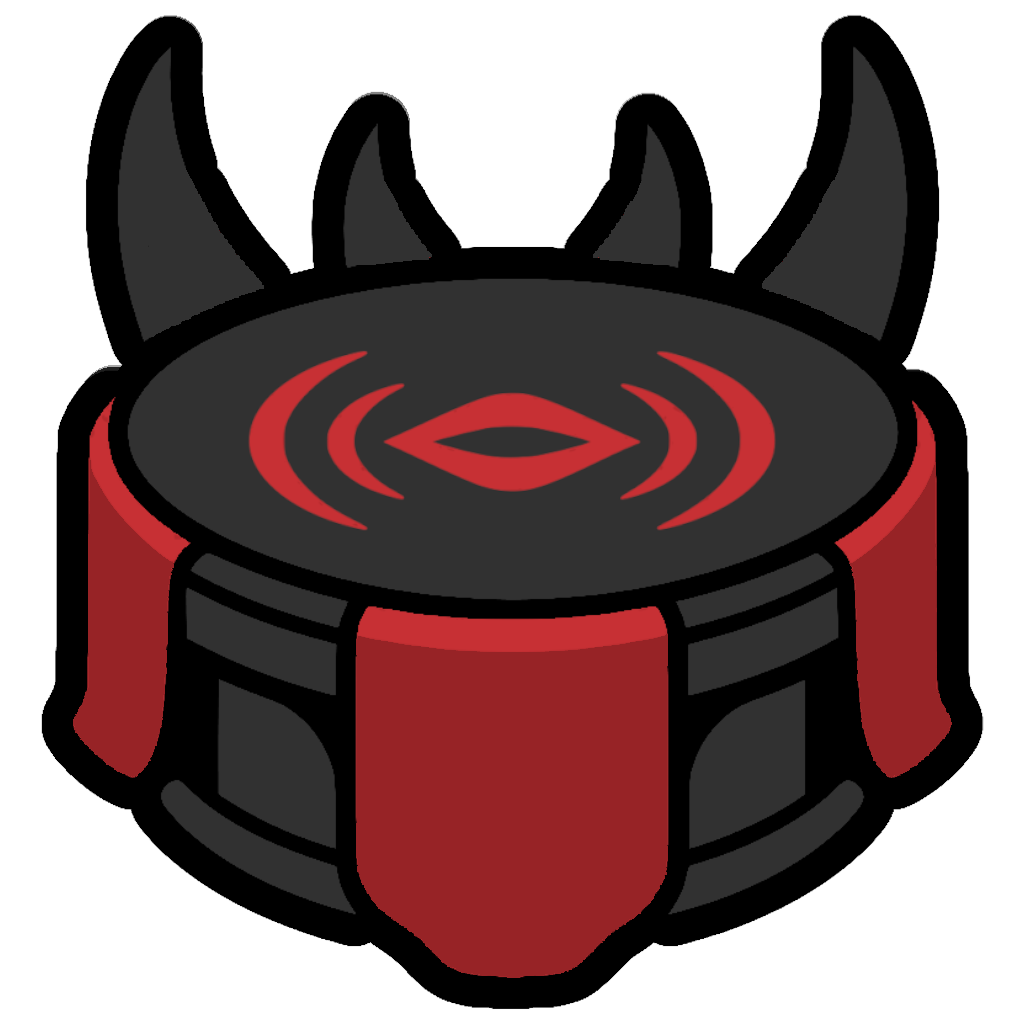
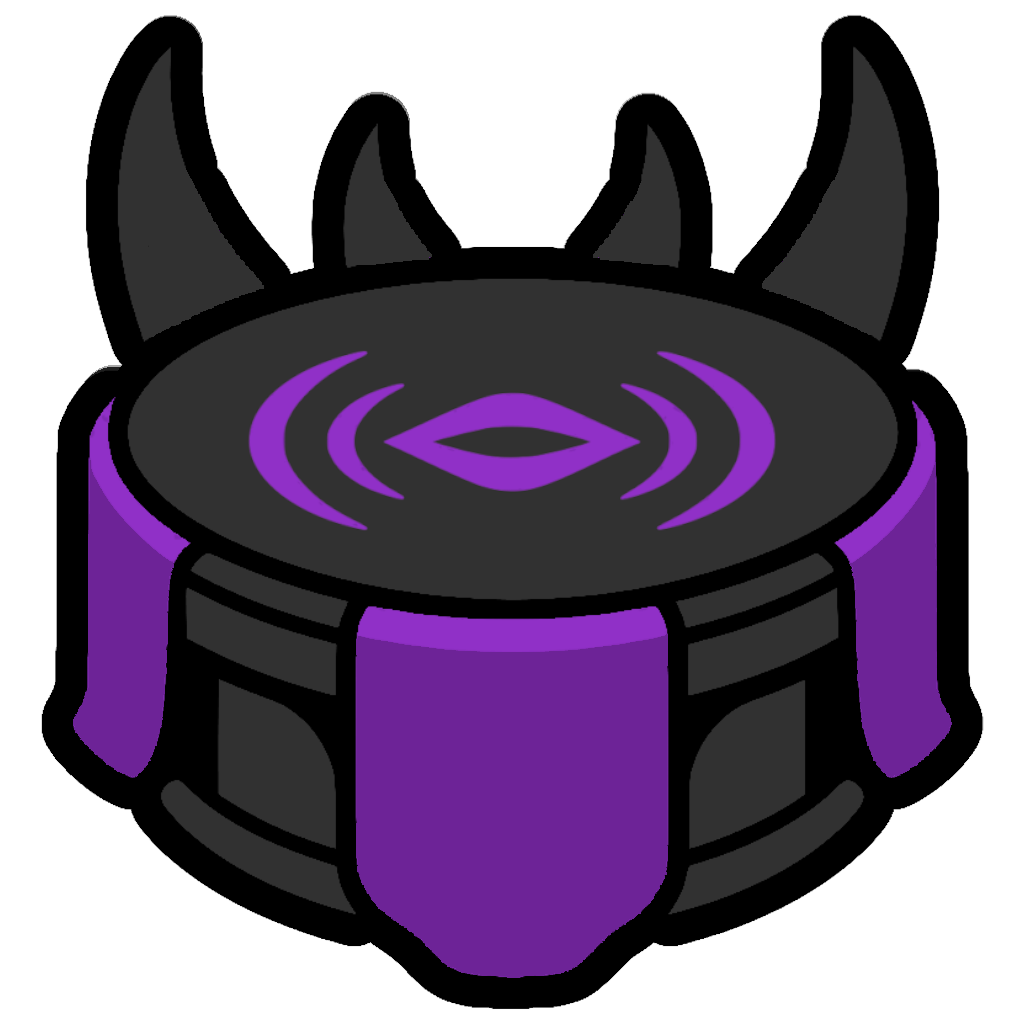
Before/after of a 1024x1024 layered artwork. What changed in the layer stack:
painted on "Harmony altar.png" over [73, 193, 952, 978]